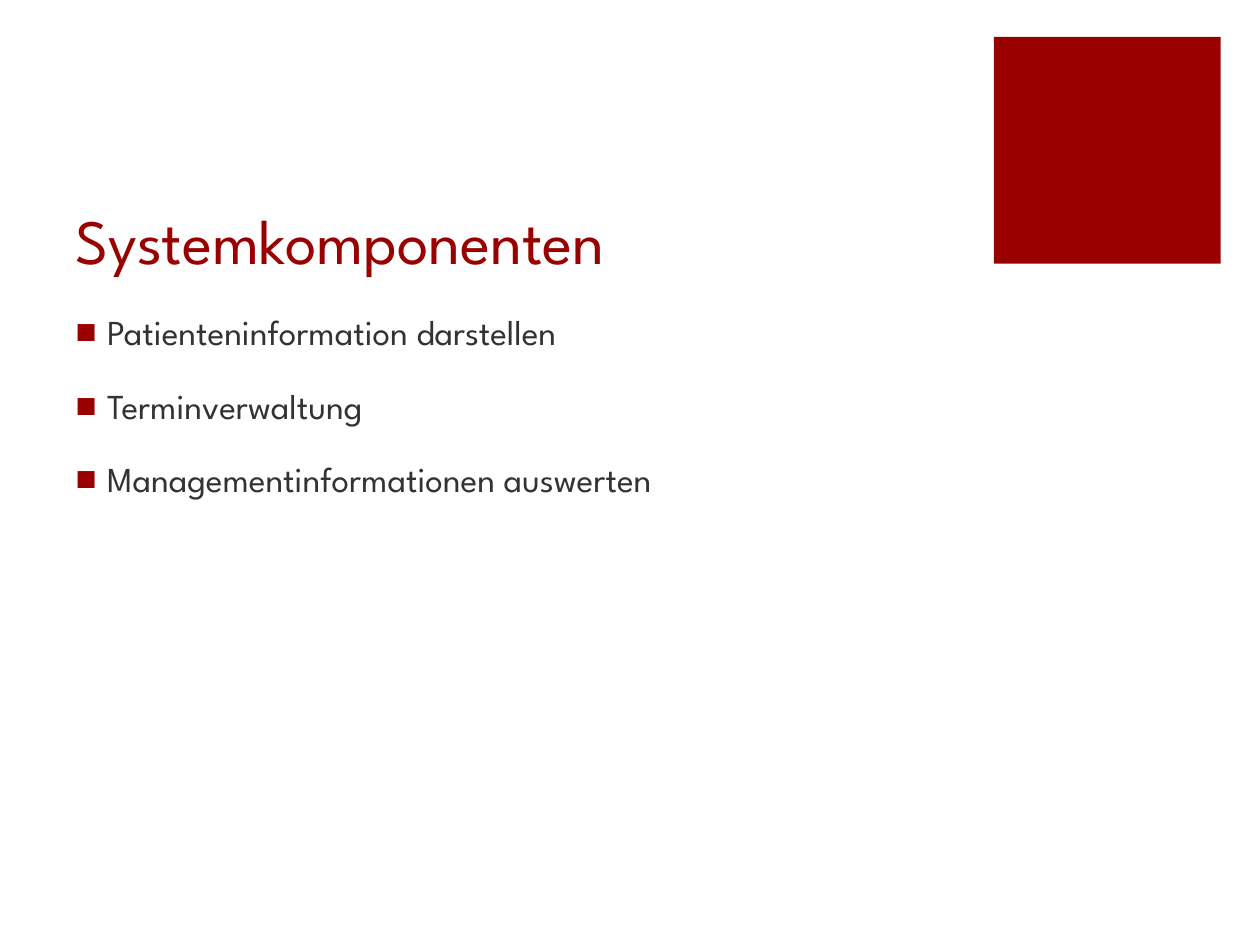
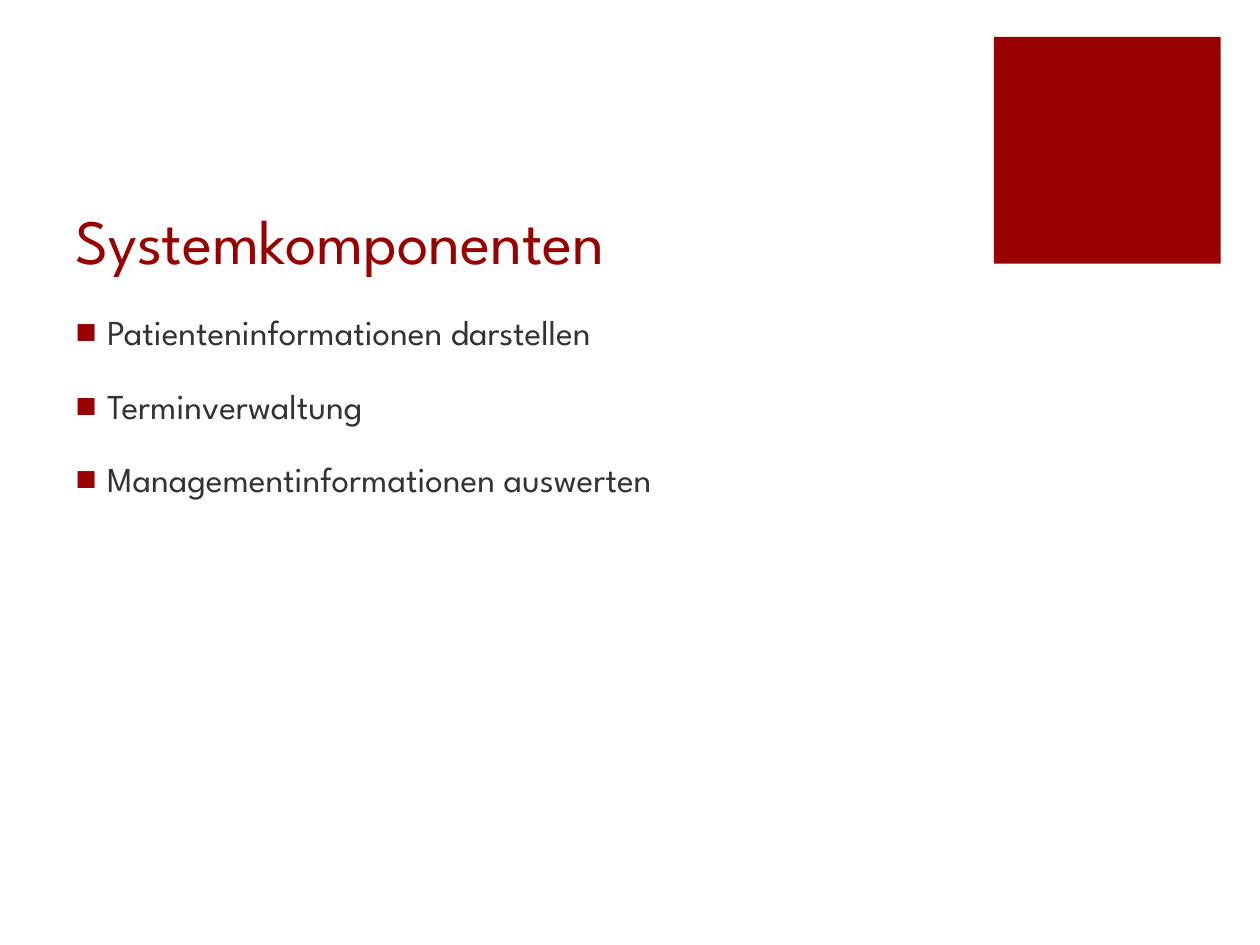
Before and after one commit to reubd1/ch.bfh.bti7081.s2013.red, a slide deck: slide 5 of ch.bfh.bti7081.s2013.red/doc/task02/P_Task01_Task02.pptx. Drawn at 1260x945 pixels with LibreOffice and Linux fonts; fonts in the diff are those of the drawing. Boxes give left, top, right and bottom in pixels: in the first picture for what was removed or moved away, otherwise in the second. Text is boxed around its words. In the diff, an @@ line names an element or a change of style, - is before the commit and + after.

```diff
--- a/ch.bfh.bti7081.s2013.red/doc/task02/P_Task01_Task02.pptx
+++ b/ch.bfh.bti7081.s2013.red/doc/task02/P_Task01_Task02.pptx
@@ text at <box>107,320,591,346</box>: text changed @@
-■ Patienteninformation darstellen
+■ Patienteninformationen darstellen
```
Also in this commit, not shown: 2 other slides changed.
